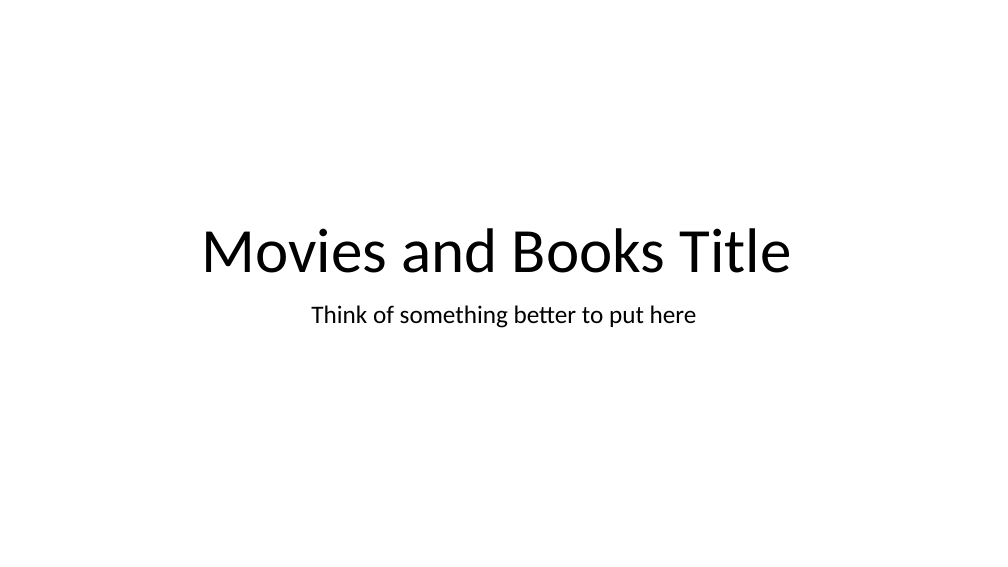
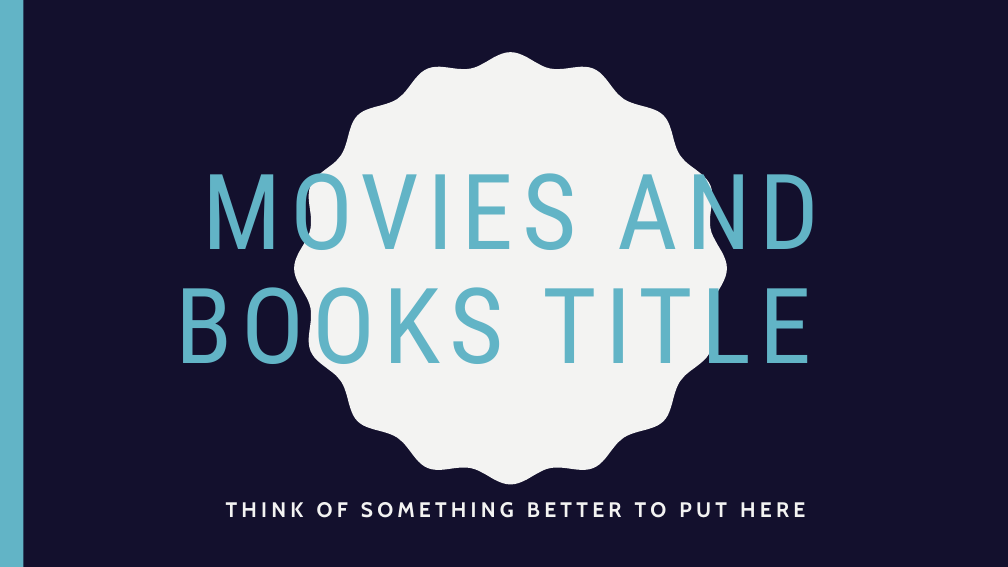
Before and after one commit to laurenemilyto/film_adapatation_success, a slide deck: slide 1 of Steg_pres.pptx. Drawn at 1008x567 pixels with LibreOffice and Linux fonts; fonts in the diff are those of the drawing; background and template pictures are left out; a plain dark background stands for a picture behind light text. Boxes give left, top, right and bottom in pixels: in the first picture for what was removed or moved away, otherwise in the second. Text is boxed around its words. In the diff, an @@ line names an element or a change of style, - is before the commit and + after.

Commit message:
powerpoint edit

```diff
--- a/Steg_pres.pptx
+++ b/Steg_pres.pptx
@@ background #FFFFFF to picture (left out) @@
@@ rectangle added at bbox=[0, 0, 1008, 567], fill #0B082E at 75% opacity @@
@@ rectangle added at bbox=[0, 0, 23, 567], fill #62B4C6 @@
@@ freeform shape added at bbox=[294, 52, 727, 485], fill #F3F3F2 @@
@@ title "MOVIES AND BOOKS TITLE" at bbox=[176, 153, 819, 387]: vertical alignment bottom to middle @@
@@ title at bbox=[176, 153, 819, 387]: text changed; size 60 to 100 pt; font Calibri to Roboto Condensed; text colour #000000 to #62B4C6 @@
-Movies and Books Title
+MOVIES AND BOOKS TITLE
@@ subtitle at bbox=[226, 502, 805, 518]: text changed; size 24 to 20 pt; font Calibri to Cabin; text colour #000000 to #F3F3F2; bold on @@
-Think of something better to put here
+THINK OF SOMETHING BETTER TO PUT HERE
```
Also in this commit, not shown: 7 other slides changed, 4 slides added, 4 slides removed, 1 other file.
